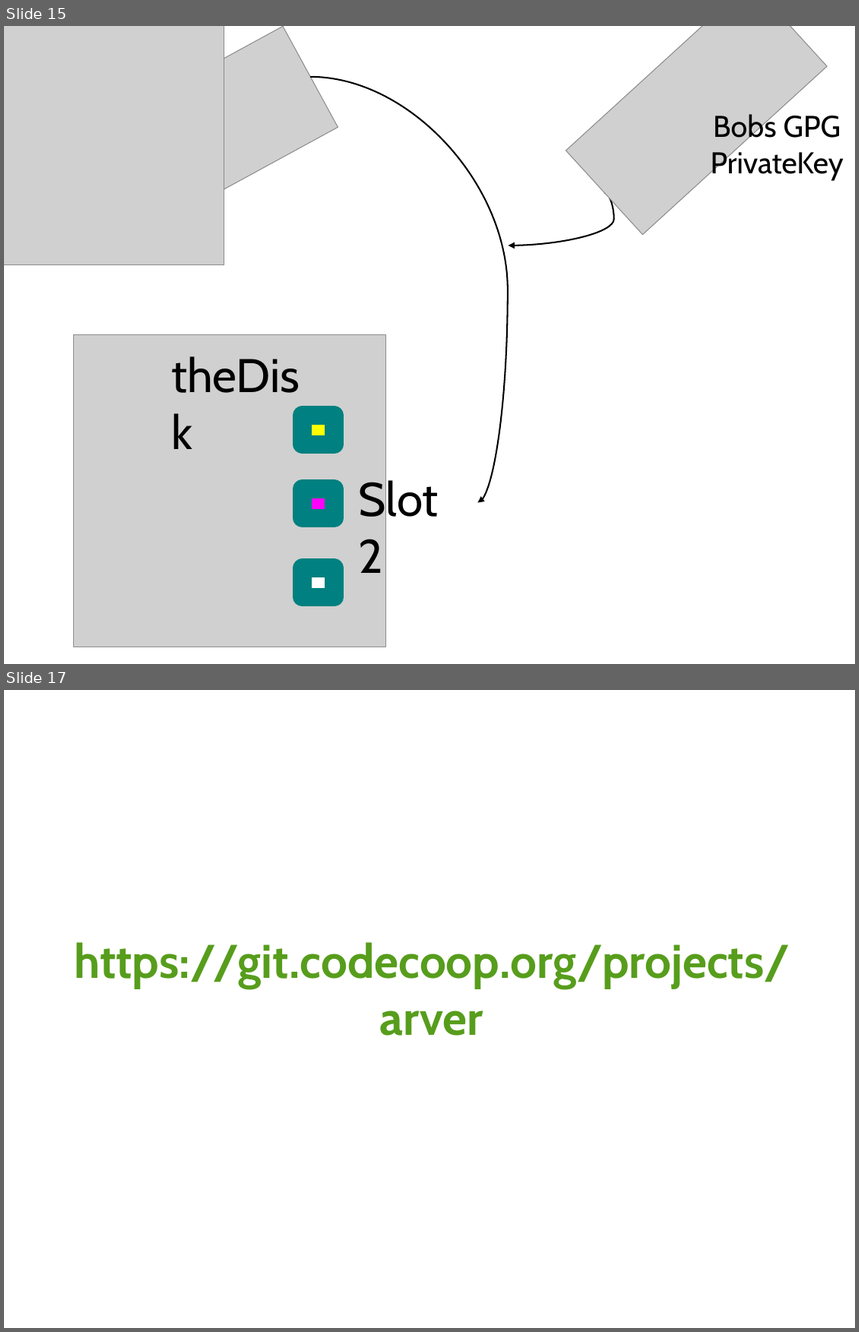
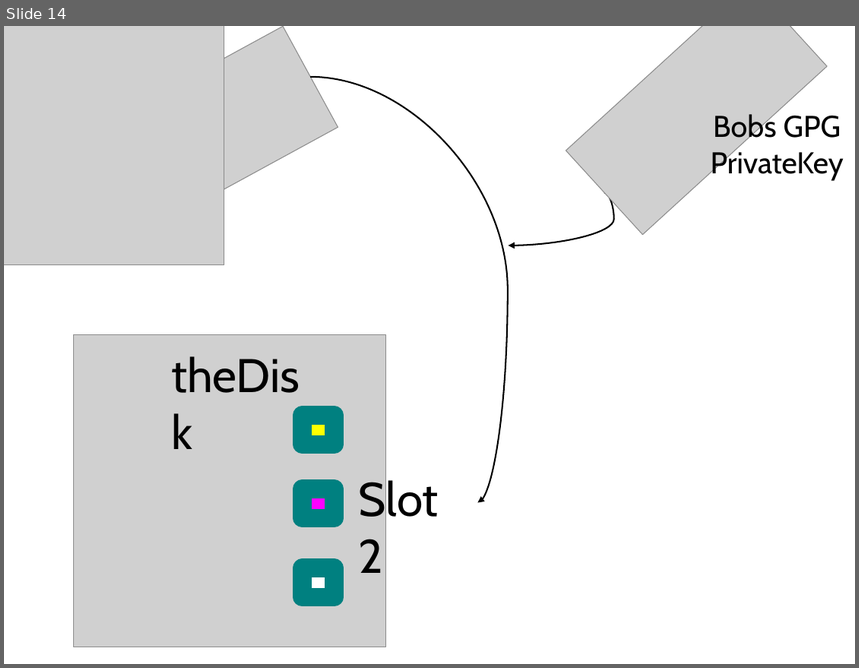
Before and after one commit to arver/arver, a slide deck: presentation/28c3.odp. Shown one above the other, each under a label of ours: slides 15 and 17 before the commit, slide 14 after it; the slides between them are not shown. The pictures are 859x1332 and 859x668 pixels, drawn with LibreOffice and Linux fonts; fonts in the diff are those of the drawing; grey boxes stand for pictures. Boxes give left, top, right and bottom in pixels: in the first picture for what was removed or moved away, otherwise in the second. Text is boxed around its words. In the diff, an @@ line names an element or a change of style, - is before the commit and + after.

```diff
--- a/presentation/28c3.odp
+++ b/presentation/28c3.odp
@@ slide 17 removed at <box>4,690,855,1328</box>, background #FFFFFF @@
@@ title removed at <box>74,942,790,1036</box> @@
-https://git.codecoop.org/projects/arver
@@ what was slide 15 is now slide 14 @@
```
Also in this commit, not shown: 9 slides changed, 4 slides added, 2 other slides removed, 1 other file.
